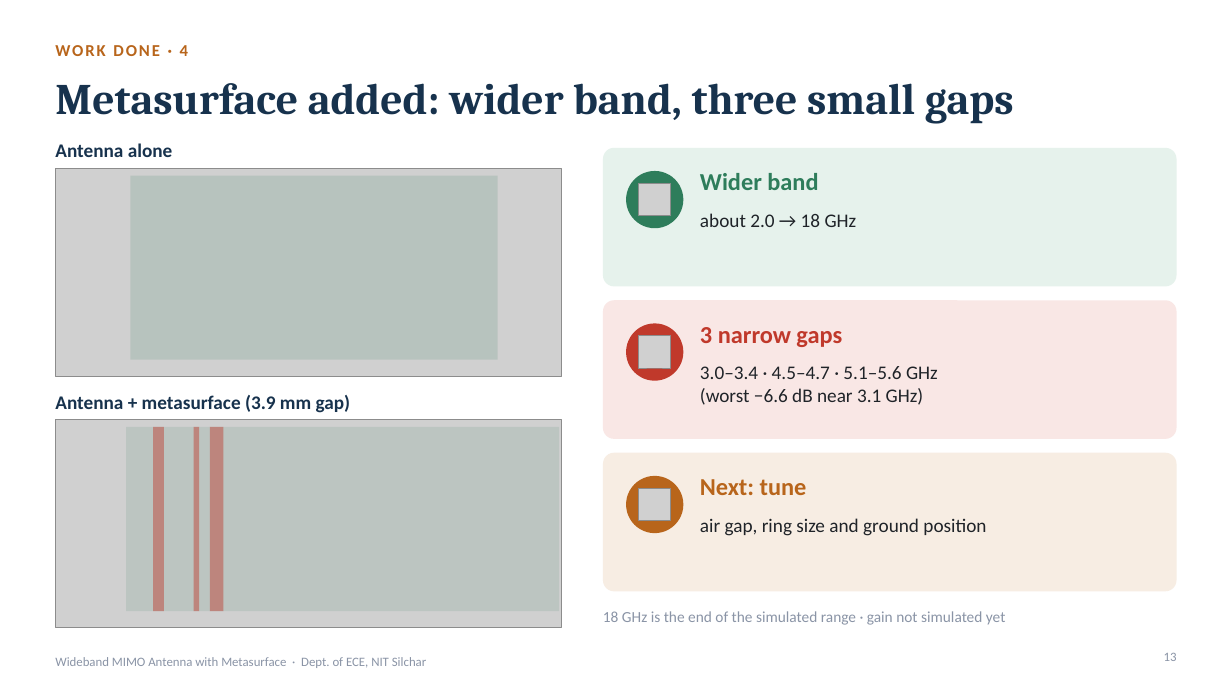
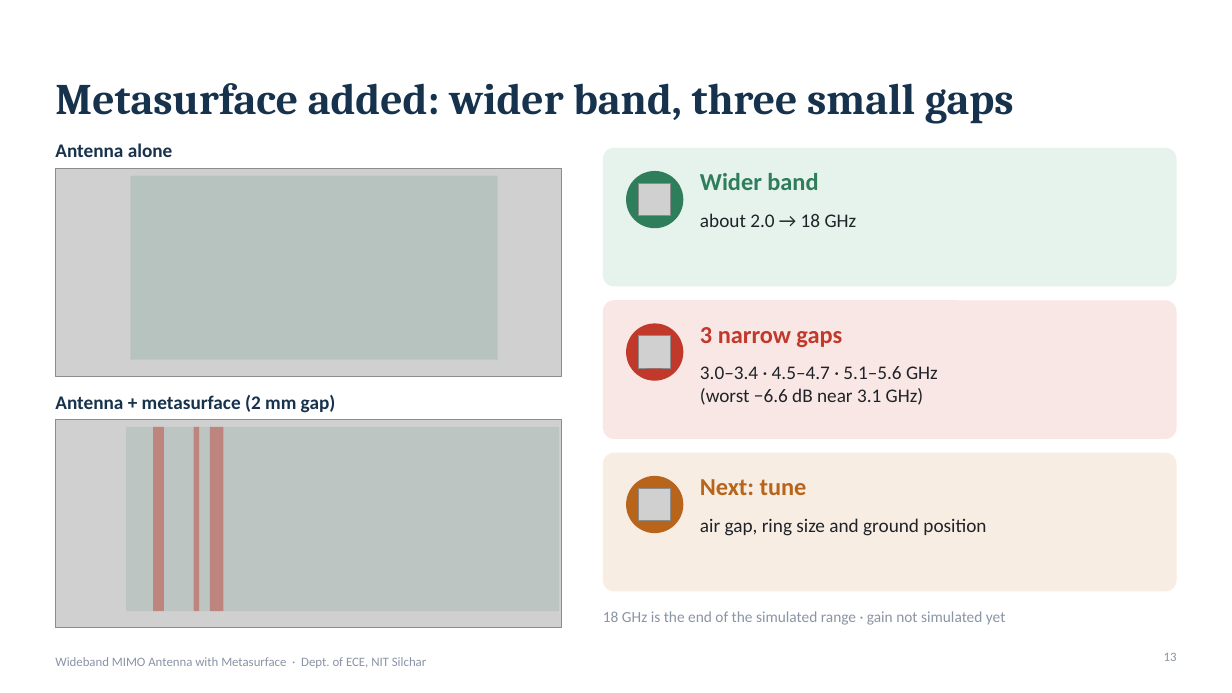
Before and after one commit to Ezed9/fyp-mimo-antenna-metasurface, a slide deck: slide 13 of presentation/FYP_Presentation.pptx. Drawn at 1232x693 pixels with LibreOffice and Linux fonts; fonts in the diff are those of the drawing; grey boxes stand for pictures. Boxes give left, top, right and bottom in pixels: in the first picture for what was removed or moved away, otherwise in the second. Text is boxed around its words. In the diff, an @@ line names an element or a change of style, - is before the commit and + after.

```diff
--- a/presentation/FYP_Presentation.pptx
+++ b/presentation/FYP_Presentation.pptx
@@ text removed at [180,45,188,56] @@
-WORK DONE · 4
@@ text at [55,395,336,413]: text changed @@
-Antenna + metasurface (3.9 mm gap)
+Antenna + metasurface (2 mm gap)
```
Also in this commit, not shown: 7 other slides changed, 13 other files.
